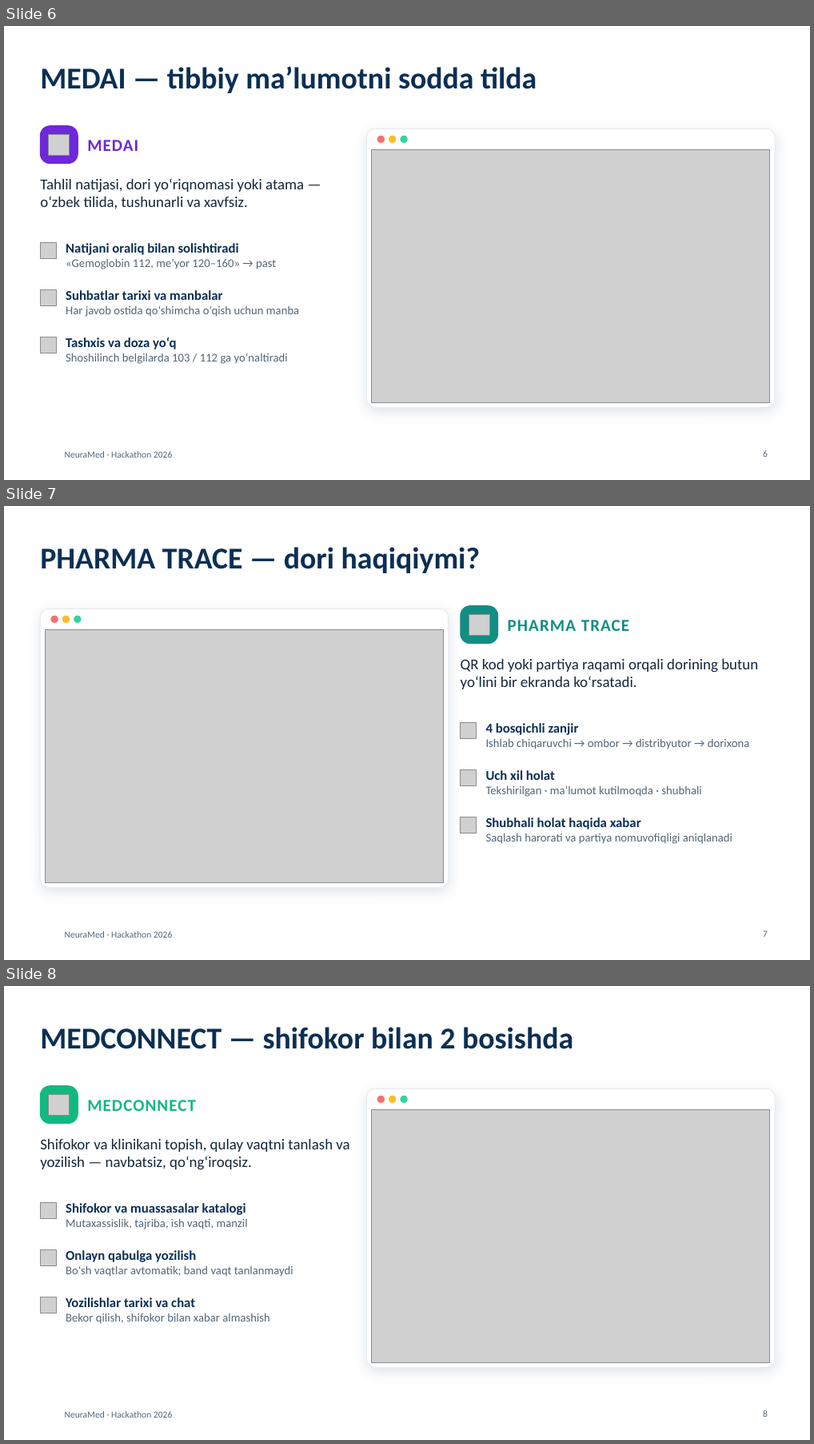
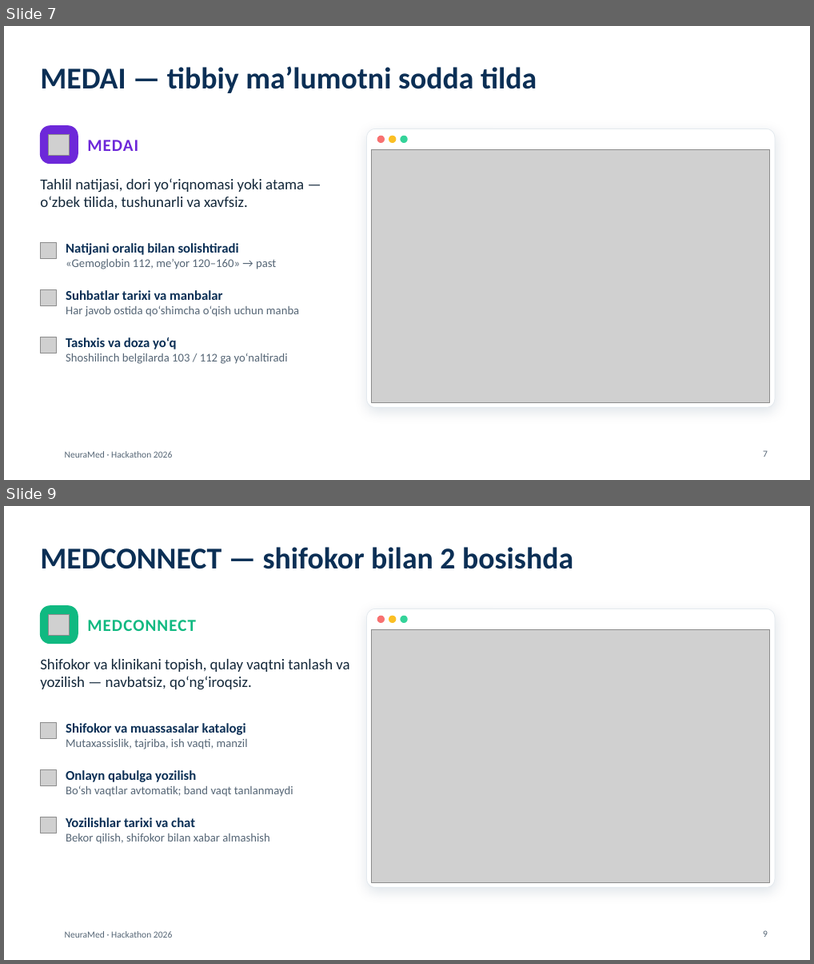
Before and after one commit to umarxon-008/umarxon-008, a slide deck: NeuraMed/taqdimot/NeuraMed-taqdimot.pptx. Shown one above the other, each under a label of ours: slides 6, 7 and 8 before the commit, slides 7 and 9 after it; the slides between them are not shown. The pictures are 814x1444 and 814x964 pixels, drawn with LibreOffice and Linux fonts; fonts in the diff are those of the drawing; grey boxes stand for pictures; background and template pictures are left out. Boxes give left, top, right and bottom in pixels: in the first picture for what was removed or moved away, otherwise in the second. Text is boxed around its words. In the diff, an @@ line names an element or a change of style, - is before the commit and + after.

```diff
--- a/NeuraMed/taqdimot/NeuraMed-taqdimot.pptx
+++ b/NeuraMed/taqdimot/NeuraMed-taqdimot.pptx
@@ slide 7 removed at (4,506,810,960), background picture (left out); not listed: 1 template element that a slide beside it also shows @@
@@ title removed at (40,547,480,573) @@
-PHARMA TRACE — dori haqiqiymi?
@@ rounded rectangle removed at (40,609,449,887) @@
@@ ellipse removed at (51,616,58,622) @@
@@ ellipse removed at (62,616,70,622) @@
@@ ellipse removed at (74,616,81,622) @@
@@ rounded rectangle removed at (461,606,498,644) @@
@@ picture removed at (470,614,490,636) @@
@@ text removed at (508,620,630,631) @@
-PHARMA TRACE
@@ picture removed at (45,629,444,882) @@
@@ text removed at (461,659,758,689) @@
-QR kod yoki partiya raqami orqali dorining butun yo‘lini bir ekranda ko‘rsatadi.
@@ picture removed at (461,723,477,738) @@
@@ text removed at (486,723,750,749) @@
-4 bosqichli zanjir
-Ishlab chiqaruvchi → ombor → distribyutor → dorixona
@@ picture removed at (461,770,477,785) @@
@@ text removed at (486,770,702,796) @@
-Uch xil holat
-Tekshirilgan · ma’lumot kutilmoqda · shubhali
@@ picture removed at (461,817,477,832) @@
@@ text removed at (486,817,733,844) @@
-Shubhali holat haqida xabar
-Saqlash harorati va partiya nomuvofiqligi aniqlanadi
@@ page number removed at (763,930,768,936) @@
-7
@@ what was slide 6 is now slide 7 @@
@@ page number at (763,450,768,456): text changed @@
-6
+7
@@ what was slide 8 is now slide 9 @@
```
Also in this commit, not shown: 3 slides changed, 2 slides added.
